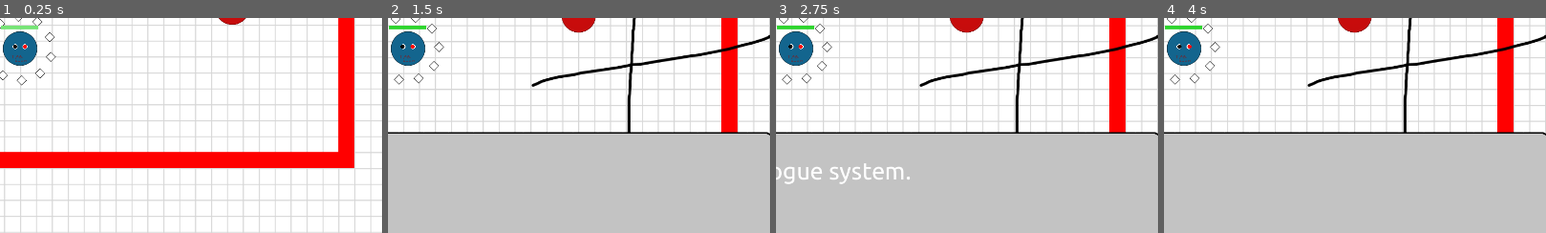
Above: before the commit, frames 1-4 (left to right).
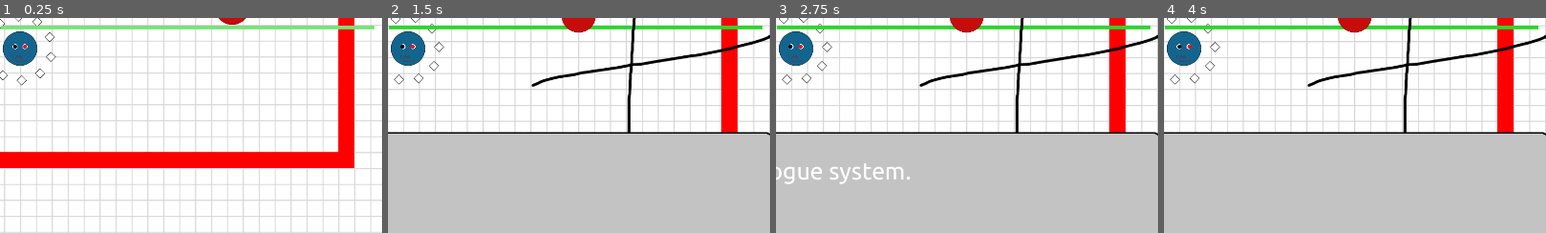
Above: after the commit, the same moments.

Repository: tim2go/wumpusflorr
Game: Godot game, scene res://scenes/test_level.tscn
Same seed, same stepped clock (60 frames per second), same inputs: the game is played once before the commit and once after it.
Inputs (mouse positions are % of the whole screen's width and height, from its top left):
- Up to frame 1 (0.25 s): no input
- Up to frame 2 (1.5 s): move the mouse to (72, 45) at 0.52 s; hold J 0.53-1.28 s; tap Enter at 1.25 s; move the mouse to (30, 55) at 1.27 s; click (30, 55) at 1.35 s
- Up to frame 3 (2.75 s): tap J at 1.55 s; click (30, 55) at 2 s; move the mouse to (60, 28) at 2.02 s; hold J from 2.03 s (still down)
- Up to frame 4 (4 s): click (60, 28) at 2.75 s; move the mouse to (45, 70) at 2.77 s; release J at 2.78 s; tap J at 2.85 s; click (45, 70) at 3.5 s; move the mouse to (80, 65) at 3.52 s; hold J from 3.53 s (still down); click (80, 65) at 3.6 s
The pictures show only the part of the screen within x 47-97%, y 43-93%; the shares and areas given below are measured in that part.

The runs differ from the first frame. In frame 1, 1.6% of the frame differs, in the area x 10-98%, y 3-6%; in frame 2, 1.4%; in frame 3, 1.4%; in frame 4, 1.4%.

Commit message:
make pellets die on contact of wall
pellet die die die die die die die die

Diff:
--- a/scenes/pellet.tscn
+++ b/scenes/pellet.tscn
@@ -6,14 +6,14 @@
 [sub_resource type="RectangleShape2D" id="RectangleShape2D_bonx2"]
 size = Vector2(32.5269, 32.5269)
 
-[node name="Pellet" type="Sprite2D"]
+[node name="Pellet" type="Sprite2D" unique_id=741313699]
 texture = ExtResource("1_bonx2")
 script = ExtResource("2_dirtd")
 
-[node name="PelletArea" type="Area2D" parent="."]
+[node name="PelletArea" type="Area2D" parent="." unique_id=1190290978]
 unique_name_in_owner = true
 
-[node name="CollisionShape2D" type="CollisionShape2D" parent="PelletArea"]
+[node name="CollisionShape2D" type="CollisionShape2D" parent="PelletArea" unique_id=2133349141]
 position = Vector2(1.19209e-07, 3.57628e-07)
 rotation = 0.785398
 shape = SubResource("RectangleShape2D_bonx2")
--- a/scenes/test_level.tscn
+++ b/scenes/test_level.tscn
@@ -22,9 +22,10 @@
 tile_map_data = PackedByteArray("AAAAAAAAAAAAAAAAAAAAAAEAAAAAAAAAAAAAAAIAAAAAAAAAAAAAAAMAAAAAAAAAAAAAAAQAAAAAAAAAAAAAAA …(118720 unchanged characters)…
 tile_set = SubResource("TileSet_x4b8f")
 
-[node name="Player" parent="." unique_id=582203296 instance=ExtResource("1_2venv")]
+[node name="Player" parent="." unique_id=582203296 node_paths=PackedStringArray("tilemap") instance=ExtResource("1_2venv")]
 position = Vector2(768, 432)
 scale = Vector2(0.5, 0.5)
+tilemap = NodePath("../TileMapLayer")
 
 [node name="Enemy" parent="." unique_id=932526848 node_paths=PackedStringArray("player") instance=ExtResource("3_j6w7d")]
 position = Vector2(290, 380)
--- a/scripts/enemy.gd
+++ b/scripts/enemy.gd
@@ -22,11 +22,9 @@
 		if bounce_back_timer > -0.5:
 			bounce_back_timer += bounce_back_time_speed * delta * 2
 			speed = lerp(speed, bounce_back_speed, delta * 10)
-			print(bounce_back_timer)
 		else:
 			speed = lerp(speed, regular_speed, delta * 100)
 		if bounce_back_timer > bounce_back_time_speed:
-			print("b")
 			bounce_back_timer = -1
 
 		# movement code
--- a/scripts/pellet.gd
+++ b/scripts/pellet.gd
@@ -3,6 +3,7 @@
 @onready var pellet_scene : PackedScene = preload("res://scenes/pellet.tscn")
 
 var player : Node = null
+var tilemap : Node2D
 
 var dist : int = 128 # distance that petal should keep away from player
 var current_angle : int = 0
@@ -51,19 +52,30 @@
 			current_angle -= 360
 		update_position() # updates position
 
+	#check if pellet collides with wall
+	var tile_coords = tilemap.local_to_map(global_position/2)
+	var tile_atlas = tilemap.get_cell_atlas_coords(tile_coords)
+	print(tile_coords)
+	if tile_atlas == Vector2i(1, 0):
+		destroy_pellet()
+
+
+func destroy_pellet():
+	is_respawning = true
+	# removes pellet from pellet_inventory
+	for p in range(len(Global.pellet_inventory)-1, -1, -1):
+		if $"." == Global.pellet_inventory[p]:
+			Global.pellet_inventory.remove_at(p)
+	_set_active(false) #respwan
+	await get_tree().create_timer(respawn_delay).timeout
+	if not is_inside_tree():
+		return
+	lag_offset = Vector2.ZERO
+	_set_active(true)
+	Global.pellet_inventory.append(self)
+	is_respawning = false
+
 # called when any pellet collides with enemy
 func _on_collided_with_enemy(collided_area : Area2D) -> void:
 	if %PelletArea == collided_area and not is_respawning: # checks if this pellet is the one that collided
-		is_respawning = true
-		# removes pellet from pellet_inventory
-		for p in range(len(Global.pellet_inventory)-1, -1, -1):
-			if $"." == Global.pellet_inventory[p]:
-				Global.pellet_inventory.remove_at(p)
-		_set_active(false) #respwan
-		await get_tree().create_timer(respawn_delay).timeout
-		if not is_inside_tree():
-			return
-		lag_offset = Vector2.ZERO
-		_set_active(true)
-		Global.pellet_inventory.append(self)
-		is_respawning = false
+		destroy_pellet()
--- a/scripts/player.gd
+++ b/scripts/player.gd
@@ -4,11 +4,13 @@
 @export var petal_num : int = 10
 @export var pellet : PackedScene
 
+@export var tilemap : Node2D
+
 var left_click_down : bool = false
 
-const max_stamina : int = 150
-const stamina_drain_per_sec : int = 75
-const stamina_recover_per_sec : int = 15
+const max_stamina : float = 1500
+const stamina_drain_per_sec : float = 50
+const stamina_recover_per_sec : float = 15
 const stamina_recover_punishment_percent : float = 0.8
 var stamina : float = max_stamina
 var stamina_fully_drained := false
@@ -26,6 +28,7 @@
 		var new_pellet = pellet.instantiate() # creates new pellet object
 		new_pellet.current_angle = (360/petal_num) * i # calculates starting angle
 		new_pellet.player = self
+		new_pellet.tilemap = tilemap
 		add_child(new_pellet) # adds pellet to scene
 		move_child(new_pellet, 1) # changes drawing order of pellets so that stamina bar is rendered above pellets
 		Global.pellet_inventory.append(new_pellet) # adds pellet to inventory list
@@ -58,18 +61,17 @@
 			stamina -= stamina_drain_per_sec * delta
 			for p in Global.pellet_inventory:
 				#yay smoothing
-				p.dist = lerp(p.dist, 200, delta * 18)
+				p.dist = lerp(p.dist, 200, delta * 8)
 		elif left_click_down and stamina <= 0:
 			stamina_fully_drained = true
 			left_click_down = false
 			for p in Global.pellet_inventory:
-				p.dist = lerp(p.dist, 128, delta * 18)
+				p.dist = lerp(p.dist, 128, delta * 8)
 		else:
 			# punishment is applied to recovery if you drain all of your stamina
-			stamina += stamina_recover_per_sec * delta * \
-				(stamina_recover_punishment_percent if stamina_fully_drained else 1)
+			stamina += stamina_recover_per_sec * delta * (stamina_recover_punishment_percent if stamina_fully_drained else 1)
 			for p in Global.pellet_inventory:
-				p.dist = lerp(p.dist, 128, delta * 18)
+				p.dist = lerp(p.dist, 128, delta * 8)
 
 		if stamina > max_stamina:
 			stamina = max_stamina
@@ -105,7 +107,7 @@
 			Dialogue.new("Look at this silly little face!", goon2),
 			Dialogue.new("Here is a list of things that I like.", goon),
 			Dialogue.new("Anime, manga, light novels, visual novels, and _____."),
-			Dialogue.new("My favorite one is \"__ _____ ______ ____ __ ____ ____\". I think the plot is really good, and I love gooning to it all day long!", goon2),
+			Dialogue.new("My favorite one is \"__ _____ ______ ____ __ ____ ____\". I think the plot is really good, and I love _______ to it all day long!", goon2),
 			Dialogue.new("That's all I have to say. Goodbye!")
 		]
 		Global.display_dialogue.emit(dialogue)
Not shown: 1 places in scenes/pellet.tscn that only renumber resources
